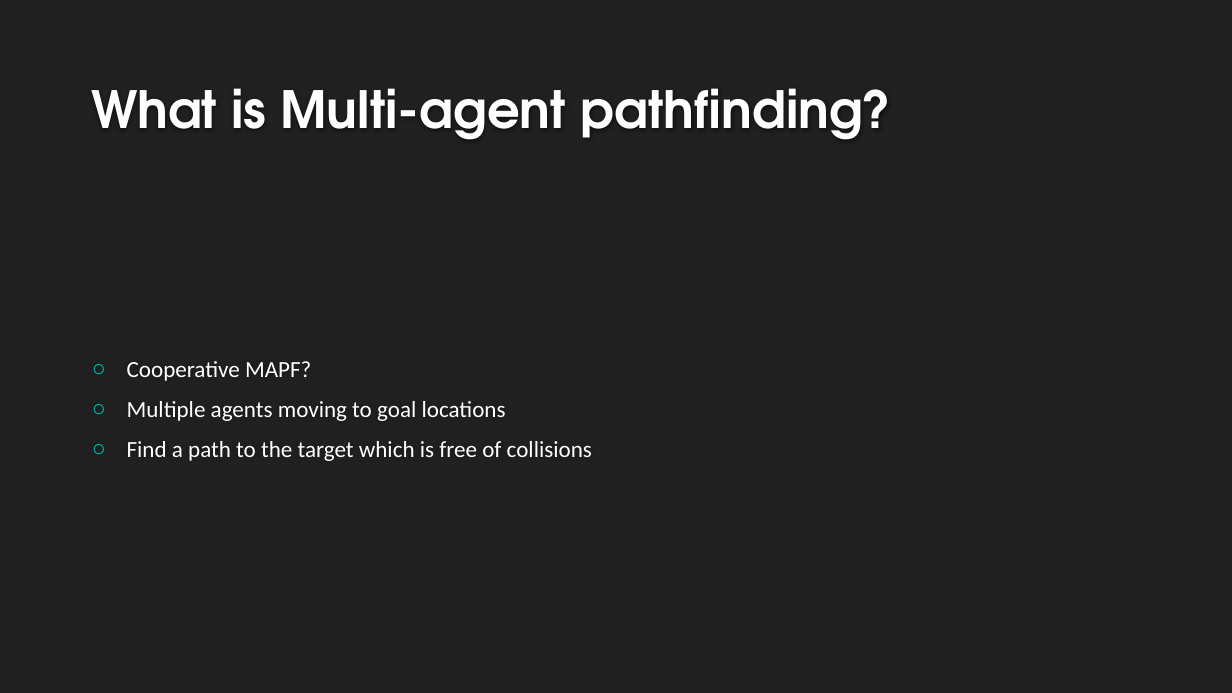
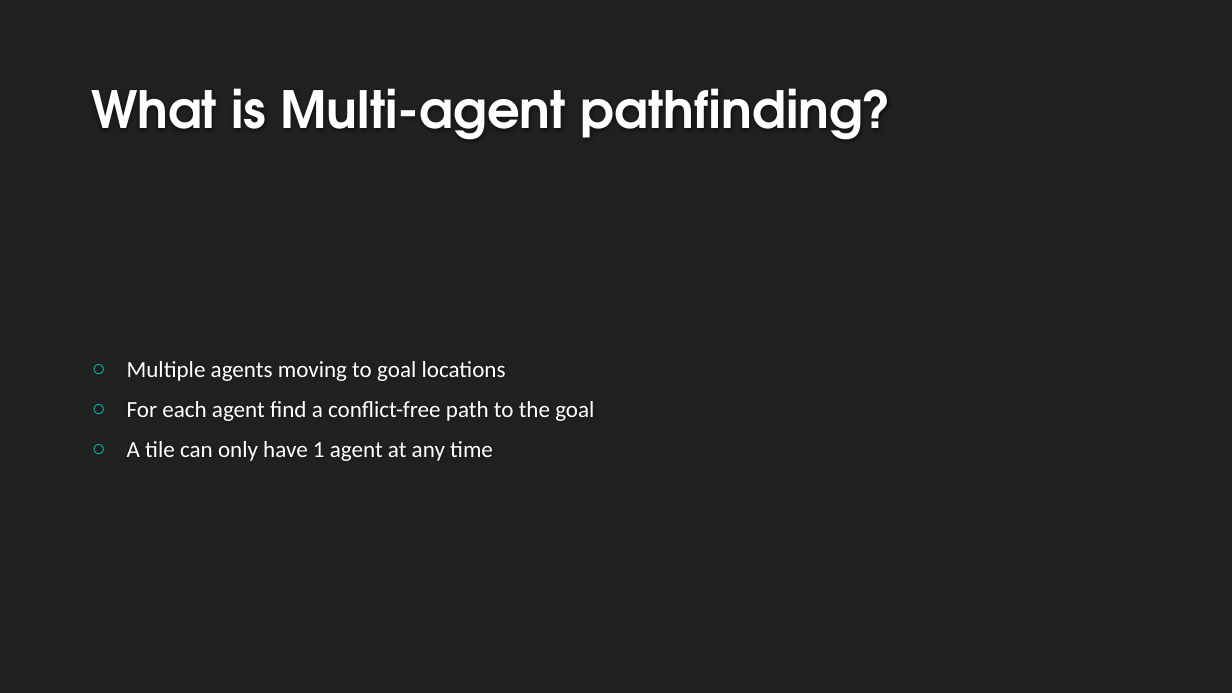
Before and after one commit to VikingDai/Honours-MAPF, a slide deck: slide 3 of Documents/Intermediate Presentation/Intermediate Presentation.pptx (slide 2 before the commit). Drawn at 1232x693 pixels with LibreOffice and Linux fonts; fonts in the diff are those of the drawing; background and template pictures are left out. Boxes give left, top, right and bottom in pixels: in the first picture for what was removed or moved away, otherwise in the second. Text is boxed around its words. In the diff, an @@ line names an element or a change of style, - is before the commit and + after.

```diff
--- a/Documents/Intermediate Presentation/Intermediate Presentation.pptx
+++ b/Documents/Intermediate Presentation/Intermediate Presentation.pptx
@@ text at (x1=127, y1=361, x2=311, y2=381): paragraph removed @@
-○ Cooperative MAPF?
@@ text at (x1=127, y1=401, x2=594, y2=461): text changed @@
-○ Find a path to the target which is free of collisions
+○ For each agent find a conflict-free path to the goal
+○ A tile can only have 1 agent at any time
```
Also in this commit, not shown: 1 other slide changed, 5 slides added, 1 slide removed.
